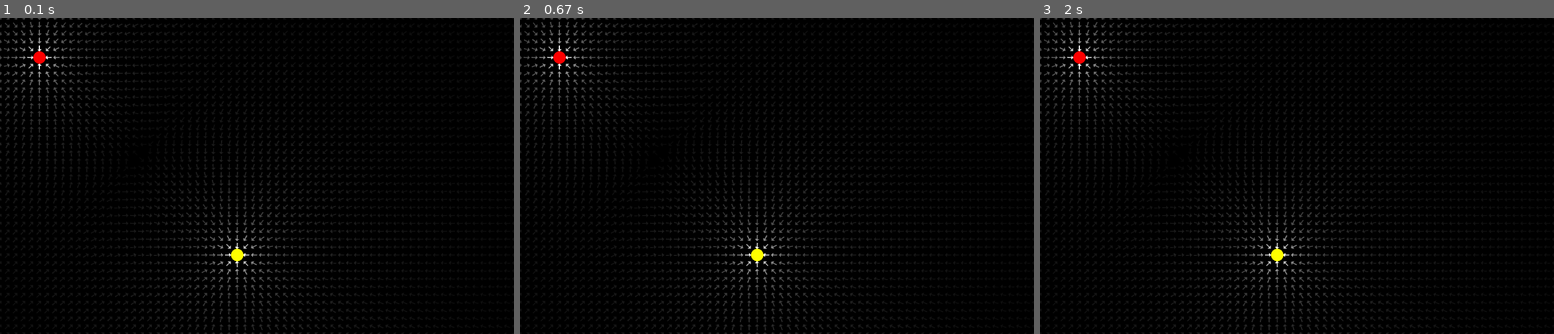
Above: before the commit, frames 1-3 (left to right).
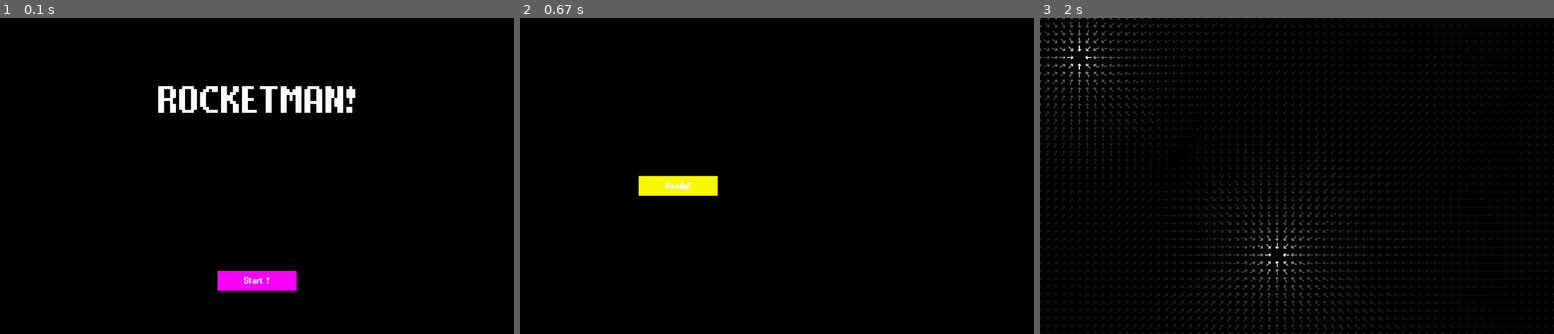
Above: after the commit, the same moments.

Repository: maxim739/Hackathon26
Game: pygame game, started from main.py
Same seed, same stepped clock (60 frames per second), same inputs: the game is played once before the commit and once after it.
Inputs (mouse positions are in pixels of both pictures, inside the frame that each line leads up to):
- Up to frame 1 (0.1 s): no input
- Up to frame 2 (0.67 s): click (777, 280) at 0.38 s, where only the run after the commit has a clickable "Start !"
- Up to frame 3 (2 s): click (1173, 179) at 0.72 s

The runs differ from the first frame. In frame 1, 7.4% of the frame differs, in the area x 0-73%, y 0-100%; in frame 2, 5.6%; in frame 3, 0.2%.

Commit message:
work on windows

Diff:
--- a/constants.py
+++ b/constants.py
@@ -9,6 +9,9 @@
 
 # Game constants
 fps = 60
+STATE_LANDING = "landing"
+STATE_TUT = "tutorial"
+STATE_GAME = "game"
 
 # Physics constants
 G = 6.67430e-11
@@ -31,3 +34,6 @@
 black = (0, 0, 0)
 blue = pygame.Color("dodgerblue")
 arrow = pygame.Color(50, 50, 50)
+
+startButton = pygame.Color(250, 0, 250)
+introButton = pygame.Color(250, 250, 0)
--- a/main.py
+++ b/main.py
@@ -2,18 +2,19 @@
 main is the entry point for the game that serves as the
     starting point for all of our other functions
 '''
-
 
 import pygame
 import sys
 
 from bodies import *
 from vectorField import render
+from windows import *
 import constants
 
 pygame.init()
 clock = pygame.time.Clock()
 
+current_state = constants.STATE_LANDING
 running = True
 gameStopped = False
 
@@ -28,19 +29,34 @@
 
 render(screen, bodies)
 
+
+
 while running:
     clock.tick(constants.fps)
 
-    for event in pygame.event.get():
+    events = pygame.event.get()
+    mouse_pos = pygame.mouse.get_pos()
+
+    for event in events:
+        # Check events list for any state specific logic
         if event.type == pygame.QUIT:
             running = False
 
-    # Render the screen
-    for body in bodies:
-        if isinstance(body, Moving_body) and gameStopped == False:
-            body.update_position(body)
-        body.draw(screen, constants.width, constants.height)
+        if event.type == pygame.MOUSEBUTTONDOWN:
+            if current_state == constants.STATE_LANDING and start_button.collidepoint(event.pos):
+                current_state = constants.STATE_TUT
+            elif current_state == constants.STATE_TUT and okay_button.collidepoint(event.pos):
+                current_state = constants.STATE_GAME
 
+    # You could do an async physics sim or whatever here
+    screen.fill((0, 0, 0))  # Clear screen
+
+    if current_state == constants.STATE_LANDING:
+        drawStartWindow(screen) # Includes the "Start" button
+    elif current_state == constants.STATE_TUT:
+        drawIntroWindow(screen)
+    elif current_state == constants.STATE_GAME:
+        render(screen, bodies)
 
     pygame.display.flip()   # Updates the screen
 
--- a/vectorField.py
+++ b/vectorField.py
@@ -70,7 +70,7 @@
 	log_min = math.log10(min_total_force) if min_total_force > 0 else 0
 	log_range = log_max - log_min
 
-	print(f"Min: {log_max} Max: {log_min}")
+	#print(f"Min: {log_max} Max: {log_min}")
 
 	for x in range(cols):
 		for y in range(rows):
--- a/windows.py
+++ b/windows.py
@@ -1,2 +1,26 @@
 import pygame
 import constants
+
+pygame.init()
+pygame.font.init()
+
+buttonFont = pygame.font.Font('PixelPurl.ttf', 30)
+titleFont = pygame.font.Font('PixelPurl.ttf', 120)
+
+start_button = pygame.Rect(constants.width/2-100, constants.height*4/5, 200, 50)
+okay_button = pygame.Rect(300, 400, 200, 50)
+
+def draw_button(screen, text, rect, color):
+    pygame.draw.rect(screen, color, rect)
+    text_surf = buttonFont.render(text, True, (255, 255, 255))
+    text_rect = text_surf.get_rect(center=rect.center)
+    screen.blit(text_surf, text_rect)
+
+def drawStartWindow(screen):
+
+    text_surf = titleFont.render("ROCKETMAN!", True, (255, 255, 255))
+    screen.blit(text_surf, (constants.width/2-250, constants.height/5))
+    draw_button(screen, " Start ! ", start_button, constants.startButton)
+
+def drawIntroWindow(screen):
+    draw_button(screen, " Ready! ", okay_button, constants.introButton)
Binary file added: PixelPurl.ttf
